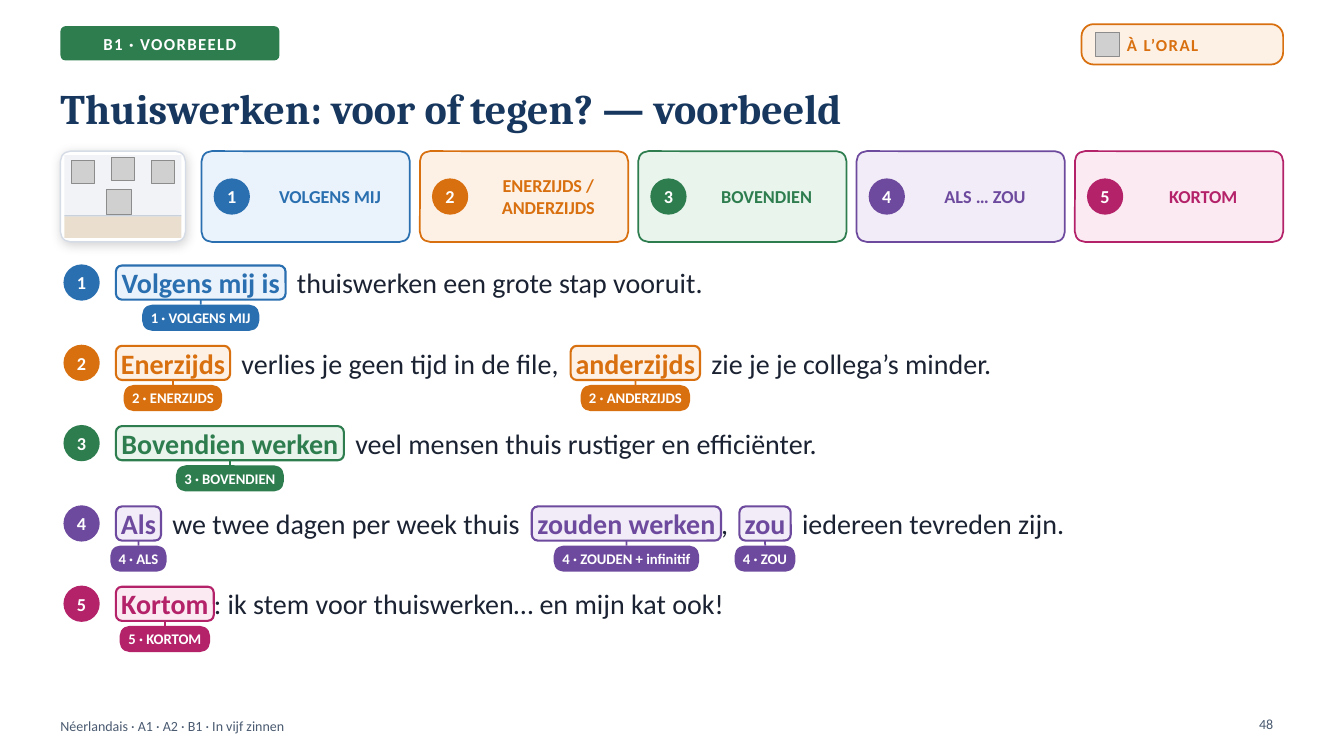
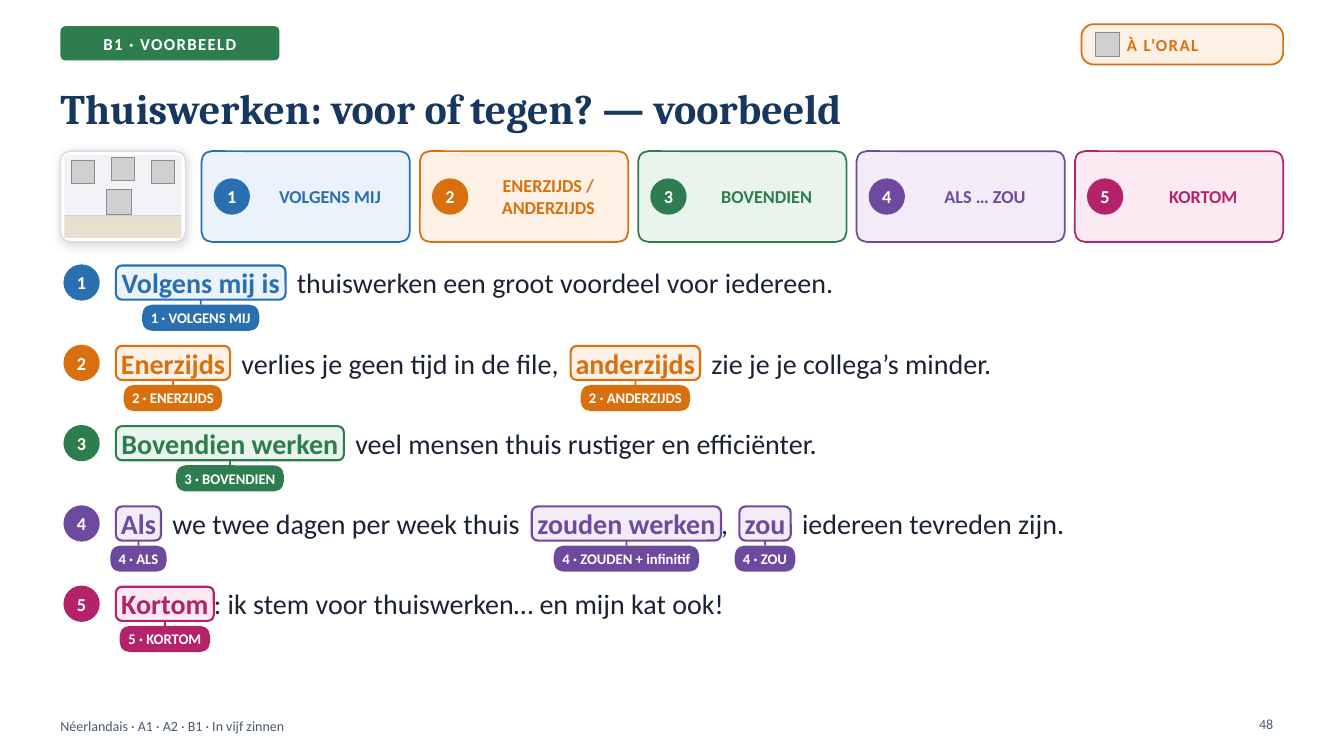
Before and after one commit to ajouniaux/talenleren, a slide deck: slide 48 of neerlandais1/powerpoints/In_vijf_zinnen_A1_A2_B1.pptx. Drawn at 1344x756 pixels with LibreOffice and Linux fonts; fonts in the diff are those of the drawing; grey boxes stand for pictures; background and template pictures are left out. Boxes give left, top, right and bottom in pixels: in the first picture for what was removed or moved away, otherwise in the second. Text is boxed around its words. In the diff, an @@ line names an element or a change of style, - is before the commit and + after.

```diff
--- a/neerlandais1/powerpoints/In_vijf_zinnen_A1_A2_B1.pptx
+++ b/neerlandais1/powerpoints/In_vijf_zinnen_A1_A2_B1.pptx
@@ text at (297,273,833,298): text changed @@
-thuiswerken een grote stap vooruit.
+thuiswerken een groot voordeel voor iedereen.
```
Also in this commit, not shown: 7 other slides changed, 5 other files.
